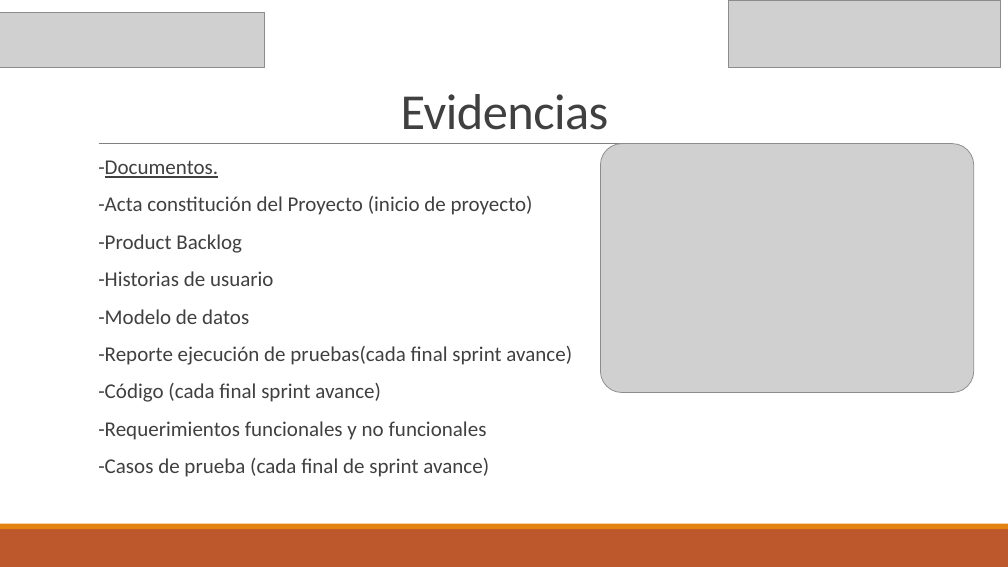
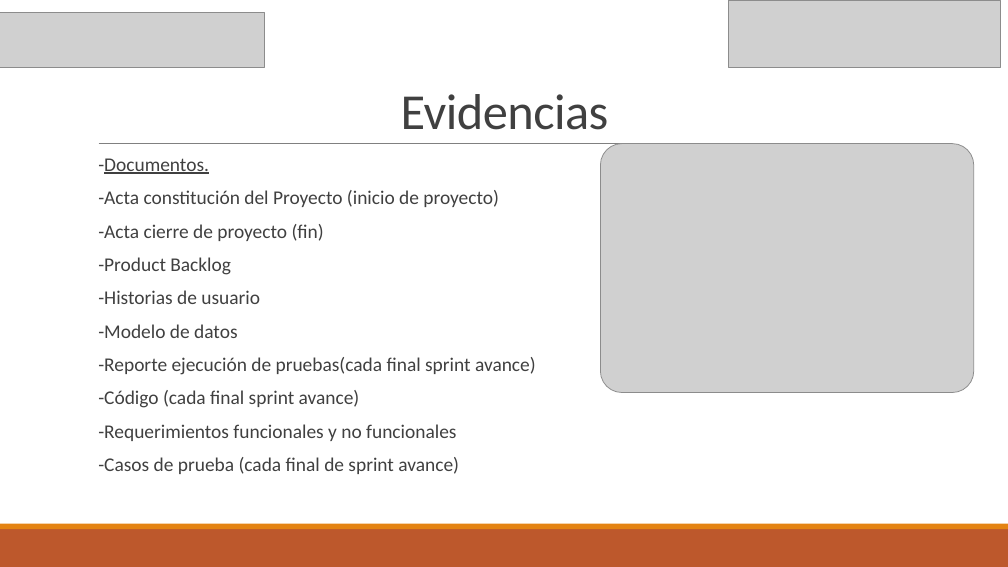
Before and after one commit to nicovidal/LicitaLabMobile, a slide deck: slide 7 of Fase 1/Evidencias Grupales/Presentacion_idea_de_proyecto.pptx. Drawn at 1008x567 pixels with LibreOffice and Linux fonts; fonts in the diff are those of the drawing; grey boxes stand for pictures. Boxes give left, top, right and bottom in pixels: in the first picture for what was removed or moved away, otherwise in the second. Text is boxed around its words. In the diff, an @@ line names an element or a change of style, - is before the commit and + after.

```diff
--- a/Fase 1/Evidencias Grupales/Presentacion_idea_de_proyecto.pptx
+++ b/Fase 1/Evidencias Grupales/Presentacion_idea_de_proyecto.pptx
@@ text at (x1=98, y1=158, x2=536, y2=474): size 20 to 18.5 pt; line spacing 0.9 to 0.8 @@
@@ text at (x1=98, y1=224, x2=324, y2=241): paragraph added @@
+  -Acta cierre de proyecto (fin)
```
Also in this commit, not shown: 1 other file.
